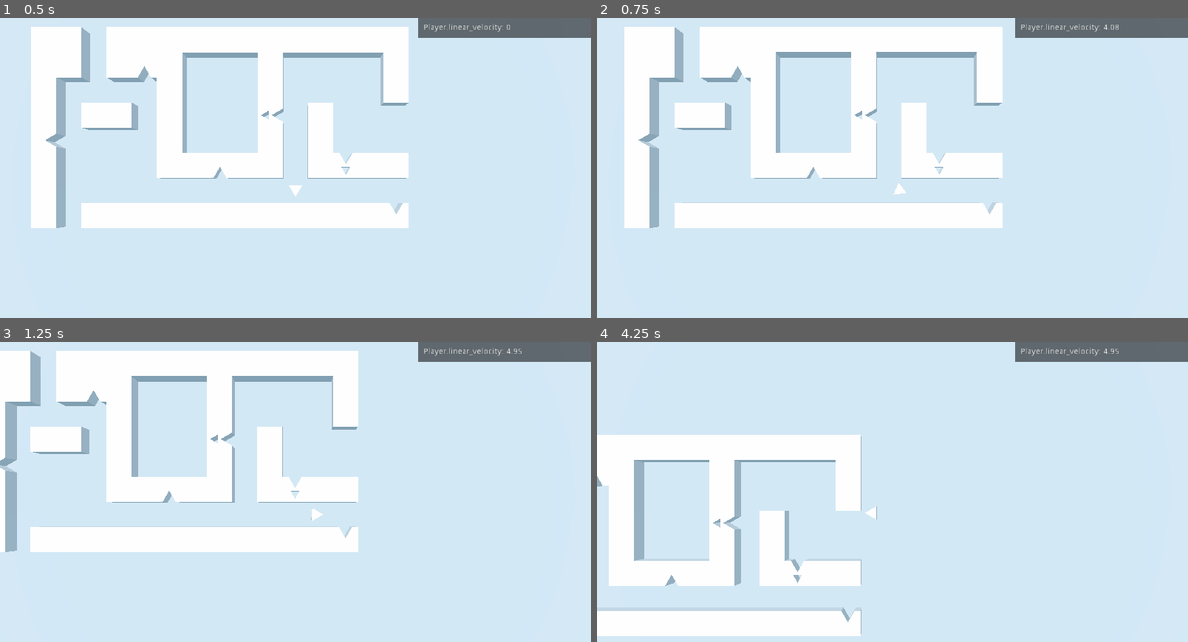
Above: before the commit, frames 1-4 (two rows, left to right).
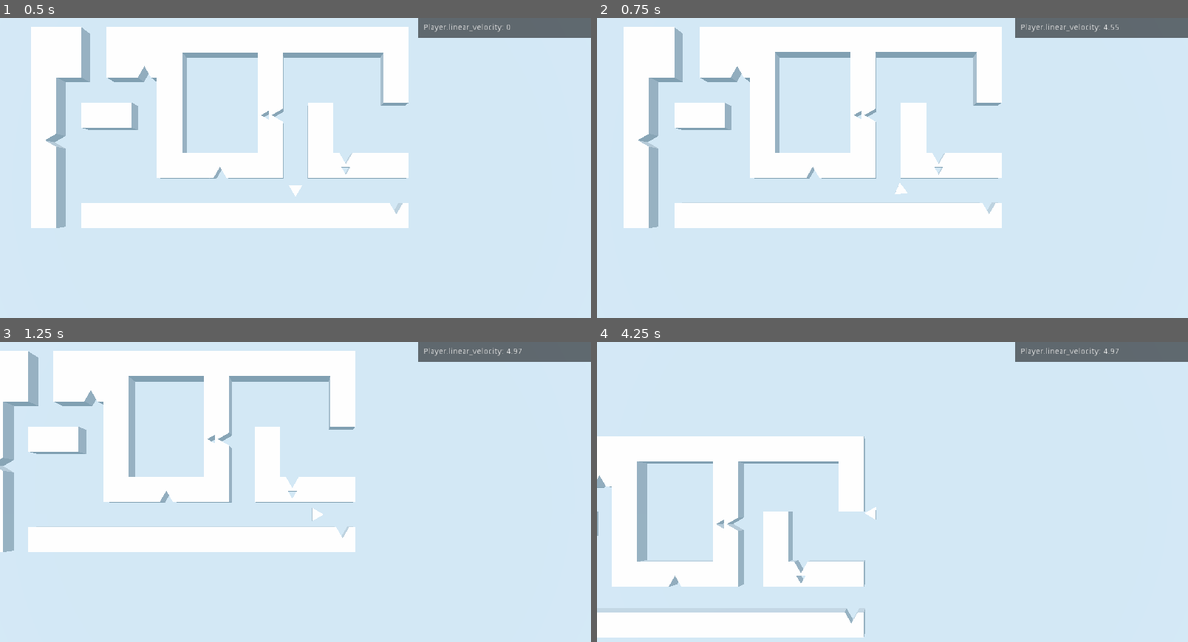
Above: after the commit, the same moments.

Repository: winston-yallow/primitives
Game: Godot game, scene res://levels/00_Test.tscn
Same seed, same stepped clock (60 frames per second), same inputs: the game is played once before the commit and once after it.
Inputs:
- Up to frame 1 (0.5 s): no input
- Up to frame 2 (0.75 s): tap Enter at 0.5 s; hold D (game_right) from 0.53 s (still down); hold Space (reappear) from 0.53 s (still down)
- Up to frame 3 (1.25 s): keep holding D (game_right); keep holding Space (reappear)
- Up to frame 4 (4.25 s): release D (game_right) at 1.28 s; release Space (reappear) at 1.28 s; hold S (game_backward) 1.28-2.03 s; tap Backspace at 1.35, 2.85 s; hold D (game_right) 2.03-2.78 s; hold Space (reappear) 2.03-2.78 s; hold W (game_forward) 2.78-3.53 s; hold A (game_left) from 3.53 s (still down); hold Space (reappear) from 3.53 s (still down)

Frame 1 is identical in both runs. In frame 2, 0.7% of the frame differs, in the area x 4-89%, y 2-71%; in frame 3, 2.6%; in frame 4, 3.3%, in the area x 0-89%, y 2-99%.

Commit message:
Tweak player params to be more responsive

Diff:
--- a/game/player/Player.gd
+++ b/game/player/Player.gd
@@ -11,12 +11,12 @@
 
 export(float, EASE) var input_easing := 1.5
 export var speed := 5.0
-export var max_force := 28.0
-export var velocity_gain := 10.0
+export var max_force := 32.0
+export var velocity_gain := 15.0
 export var transition_time_scale := 20.0
-export var release_force := 4.5
-export var attach_angle := PI / 1.6
-export var detach_angle := PI / 1.8
+export var release_force := 5.2
+export var attach_angle := PI / 1.7
+export var detach_angle := PI / 1.85
 
 var current_state: int = STATE.NORMAL
 
